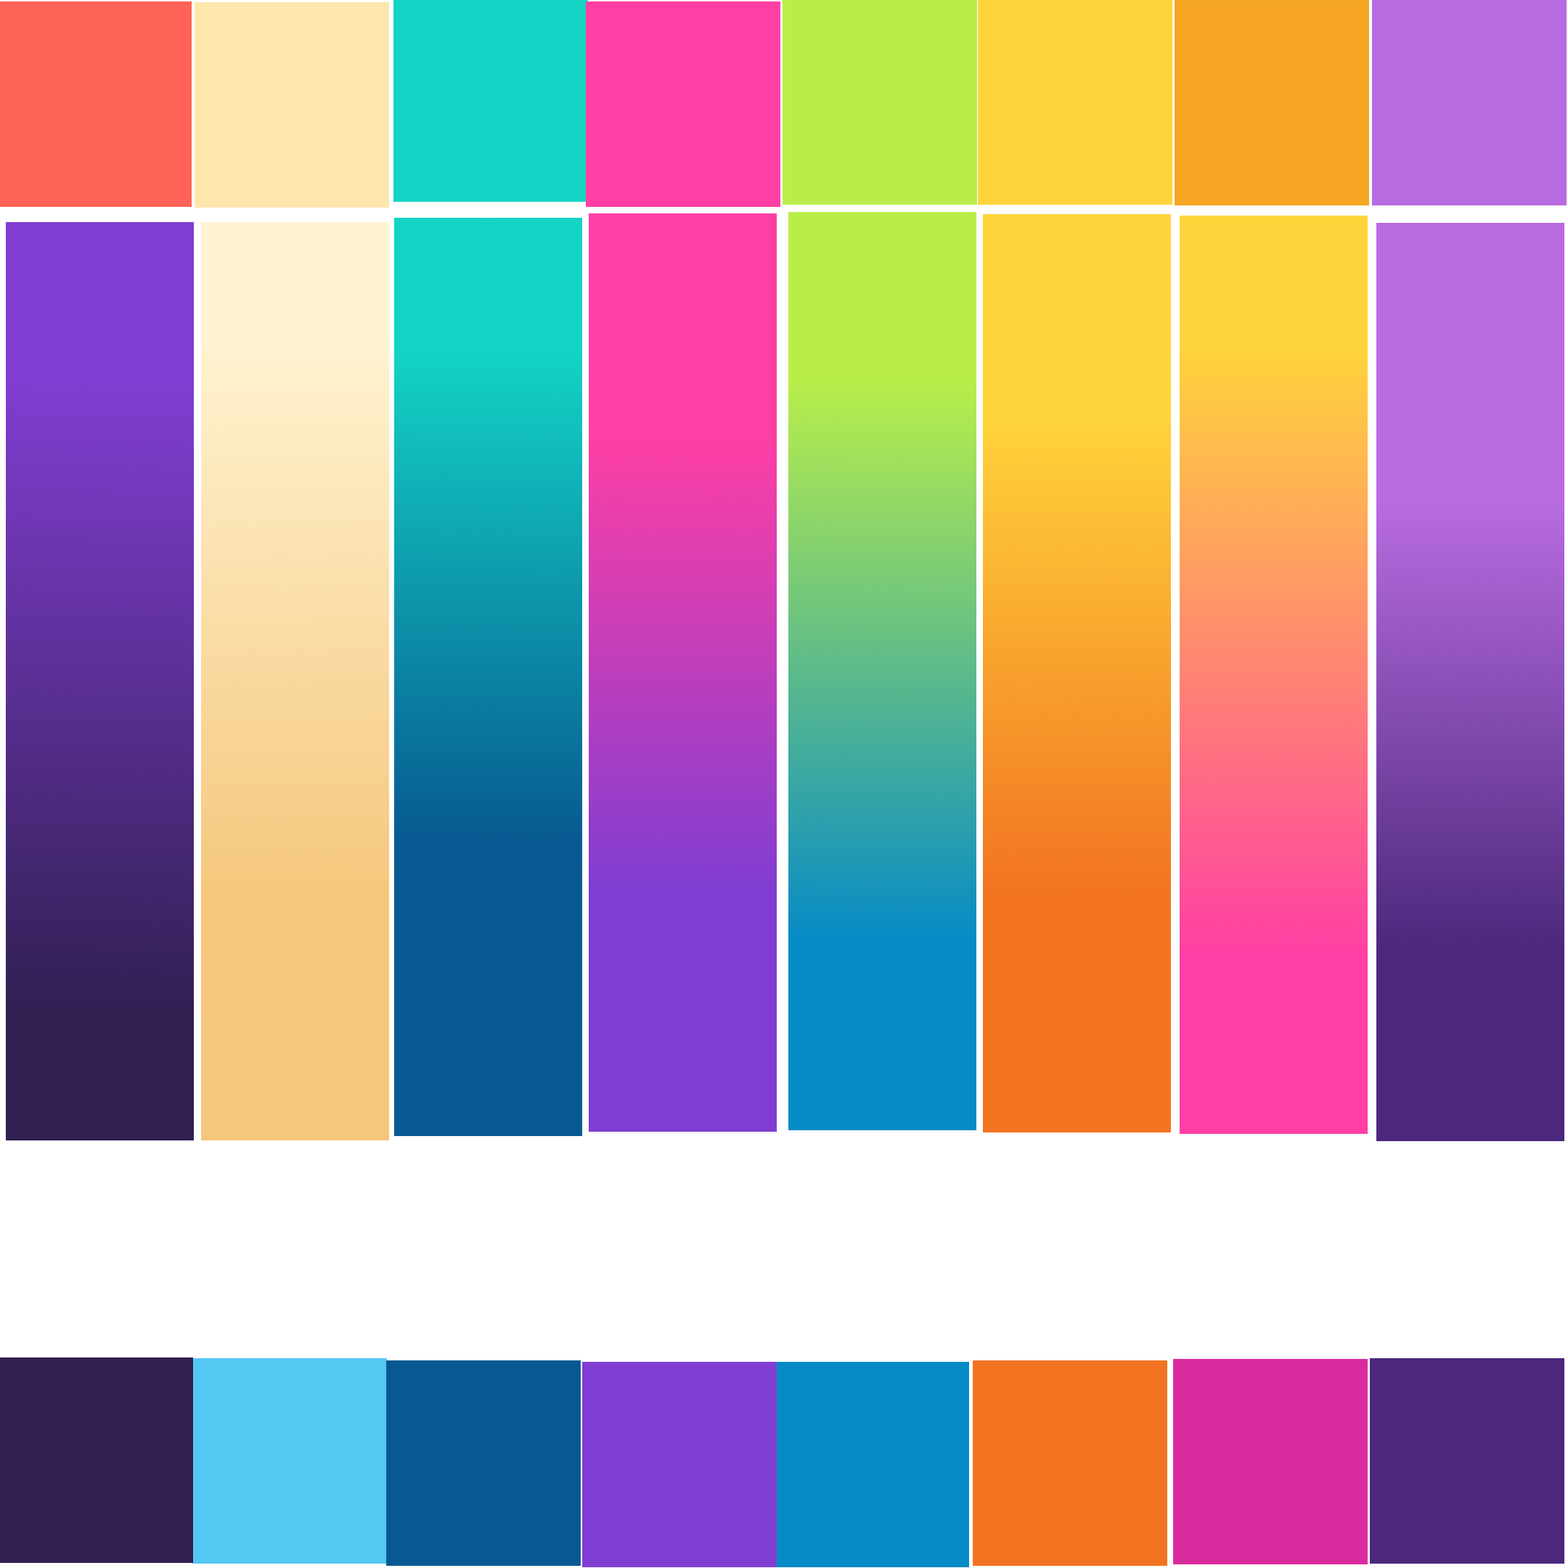
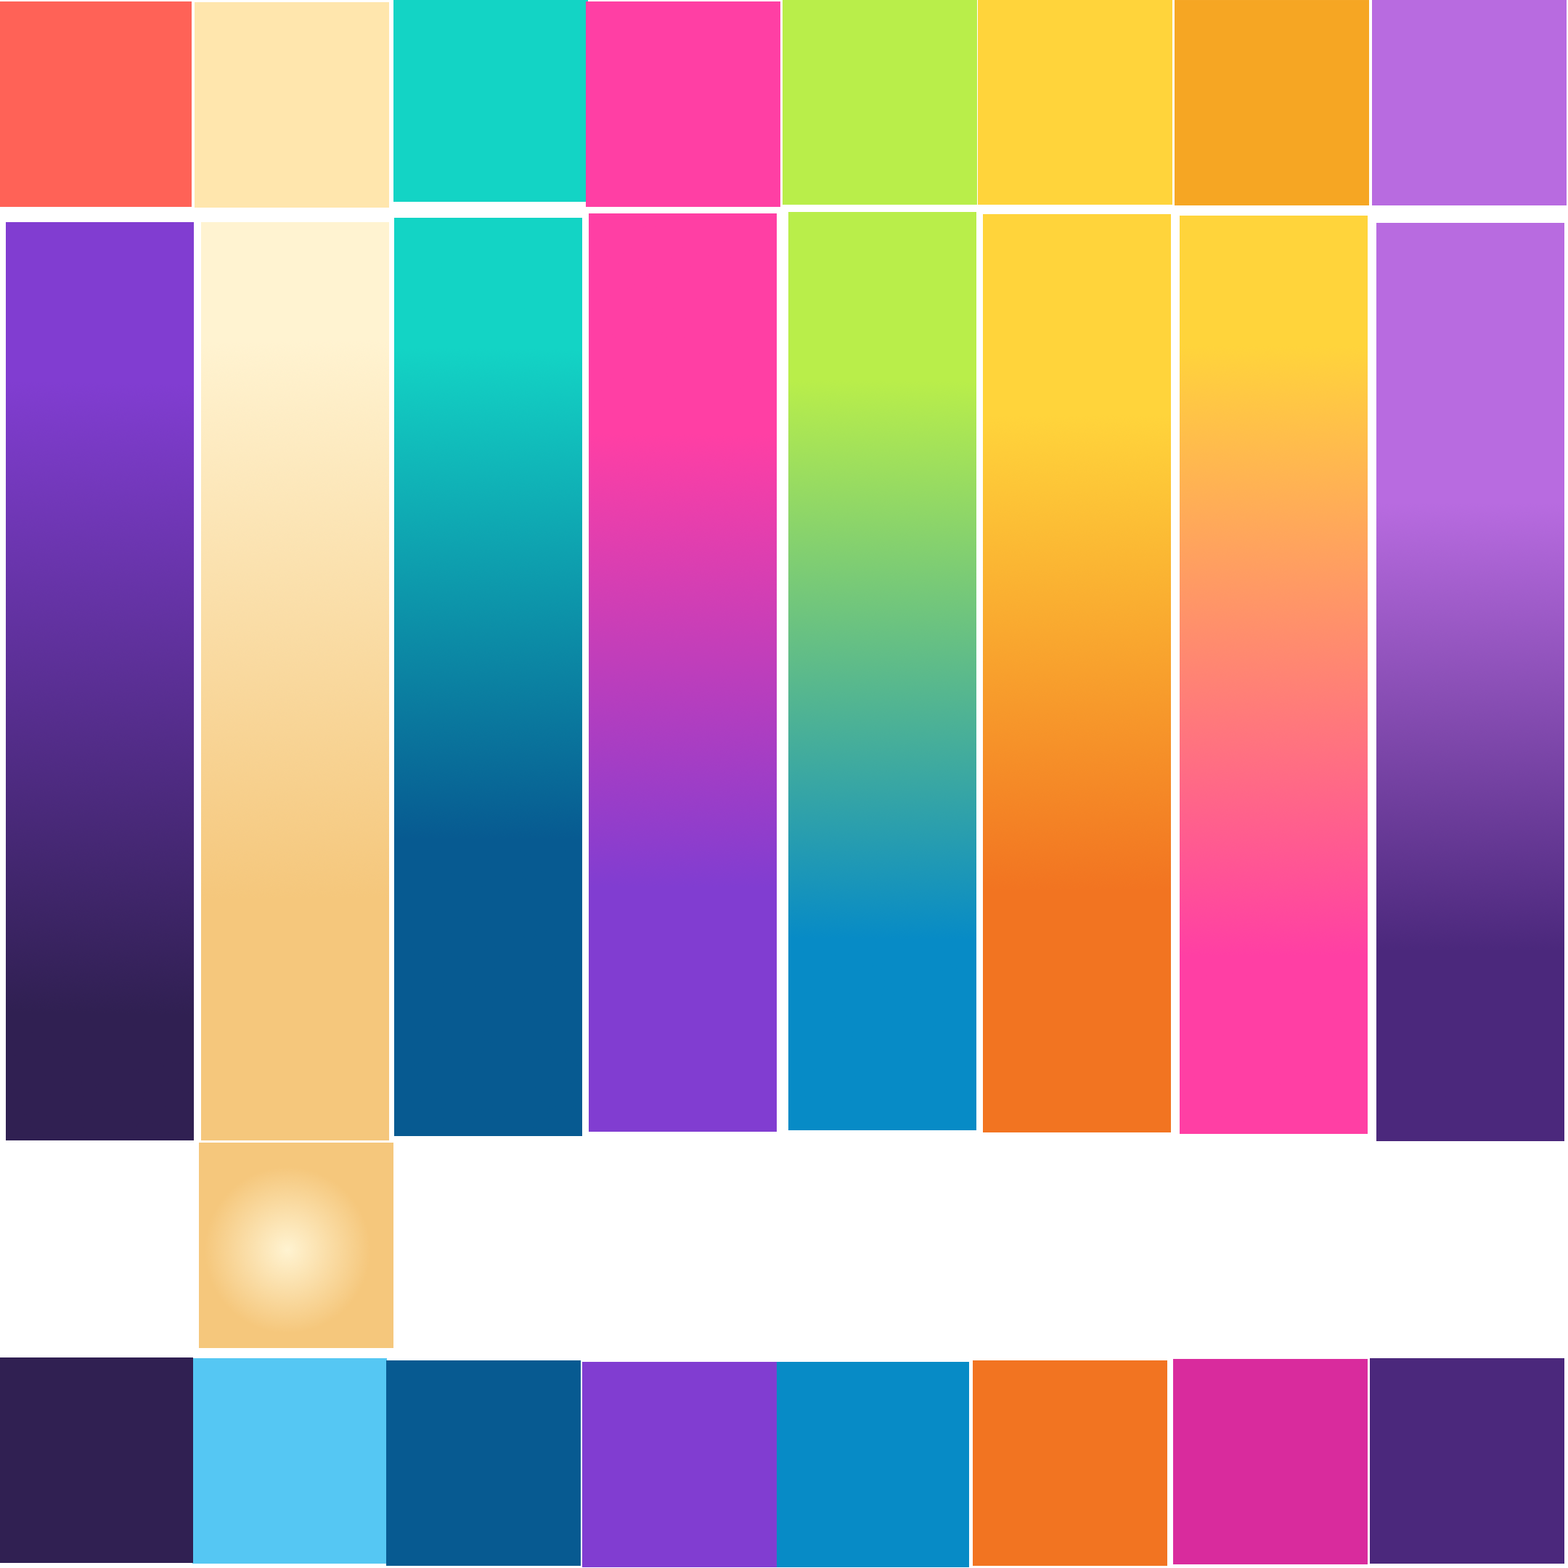
The second 1568 x 1568 image is a revision of the first. Changes to its layers:
added layer "Background copy #24" above "Background copy #23" over [left=198, top=1142, right=394, bottom=1349]